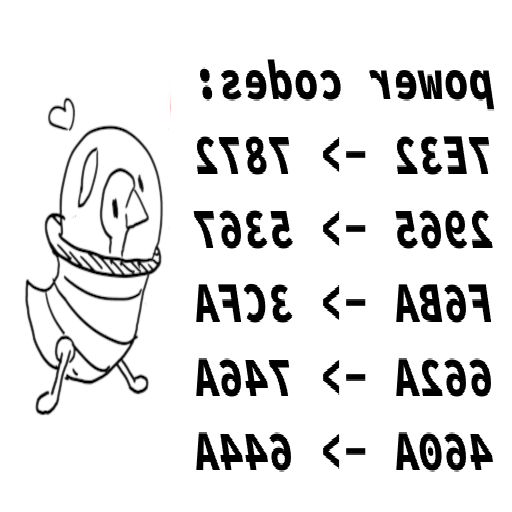
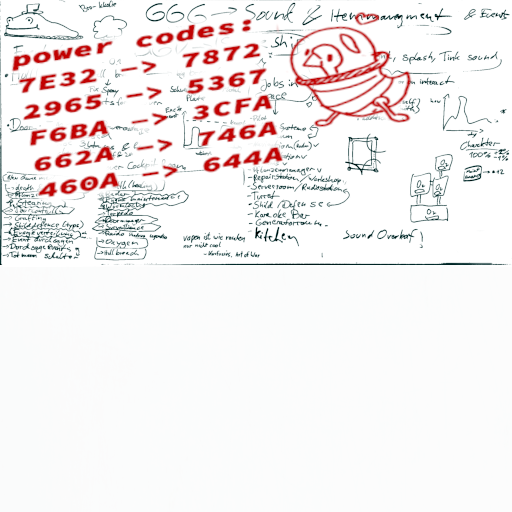
Comparing the layer stacks of the two 512 x 512 images. Changes:
removed layer "power codes: ... #1" over [left=193, top=59, right=495, bottom=472]
added layer "Visible" above "fuck me #1" over [left=0, top=0, right=512, bottom=512]
hid "fuck me #1", moved it above "fuck me #2", painted on it over [left=0, top=0, right=512, bottom=512]
hid "Pasted Layer", painted on it over [left=0, top=0, right=512, bottom=433]
